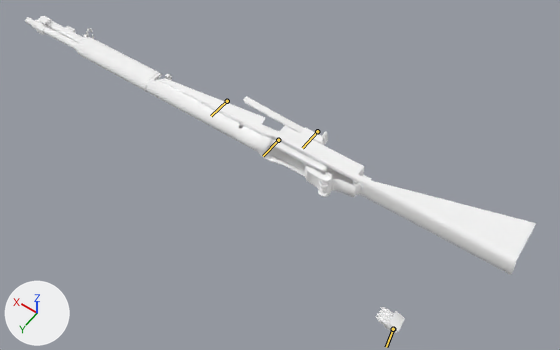
The glTF model xogot/assets/weapons/aether_waw_real/m1/viewmodel.glb as it was, and as the next commit left it.
Rendered twice from a camera (50 mm lens) standing at (-0.618, 0.86, 1.236) and looking at (0.073, -0.106, -0.283). Arrows for +X, +Y and +Z are at lower left; the lights stay in place. The older version comes first. Both versions are drawn at frame 9 of the action 'PSA_viewmodel_m1garand_reload'; the numbers are the values there. The bones that change, and the others that lie on the model, are drawn over the model as lines.

In view in the first picture: 'M1Garand'.
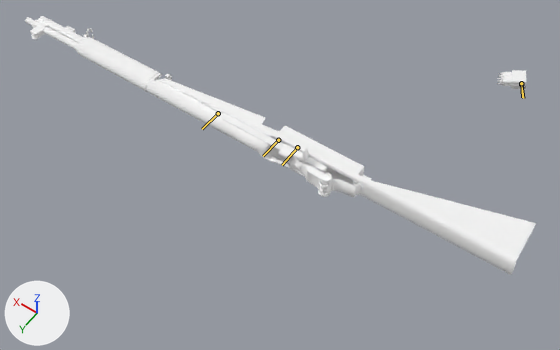
The edits, one by one:
Bone 'tag_iron_sights' (bone_tag_iron_sights) moves from (0.0, -0.032, 0.011) to (0.0, 0.0, 0.0).
Bone 'j_stripper' (bone_j_stripper) moves from (-0.295, 0.193, -0.454) to (-0.295, -0.269, -0.008).
Bone 'j_stripper' (bone_j_stripper) turns from (9, -28, 8) to (13, 7, 28) degrees about its own x, y and z.
Bone 'j_clip' (bone_j_clip) moves from (-0.294, 0.193, -0.456) to (-0.294, -0.271, -0.008).
Bone 'j_clip' (bone_j_clip) turns from (6, -25, 8) to (10, 7, 25) degrees about its own x, y and z.
Bone 'j_bolt' (bone_j_bolt) moves from (-0.06, -0.073, -0.019) to (-0.059, 0.0, 0.0).
Bone 'j_bolt' (bone_j_bolt) turns from (0, -1, -1) to (0, 0, 0) degrees about its own x, y and z.

Location of each change, [x1, y1, x2, y2] in pixels of the pictures (560 x 350 px):
'M1Garand', posed (18% shorter)
    before: [25, 16, 536, 334]
    after: [25, 16, 536, 275]
bone 'tag_iron_sights', root to tip
    before: (227, 101) to (211, 116)
    after: (218, 113) to (202, 129)
bone 'j_stripper', root to tip
    before: (393, 329) to (386, 347)
    after: (521, 84) to (523, 98)
bone 'j_clip', root to tip
    before: (393, 329) to (386, 347)
    after: (521, 83) to (522, 97)
bone 'j_bolt', root to tip
    before: (317, 131) to (302, 148)
    after: (297, 147) to (282, 165)
